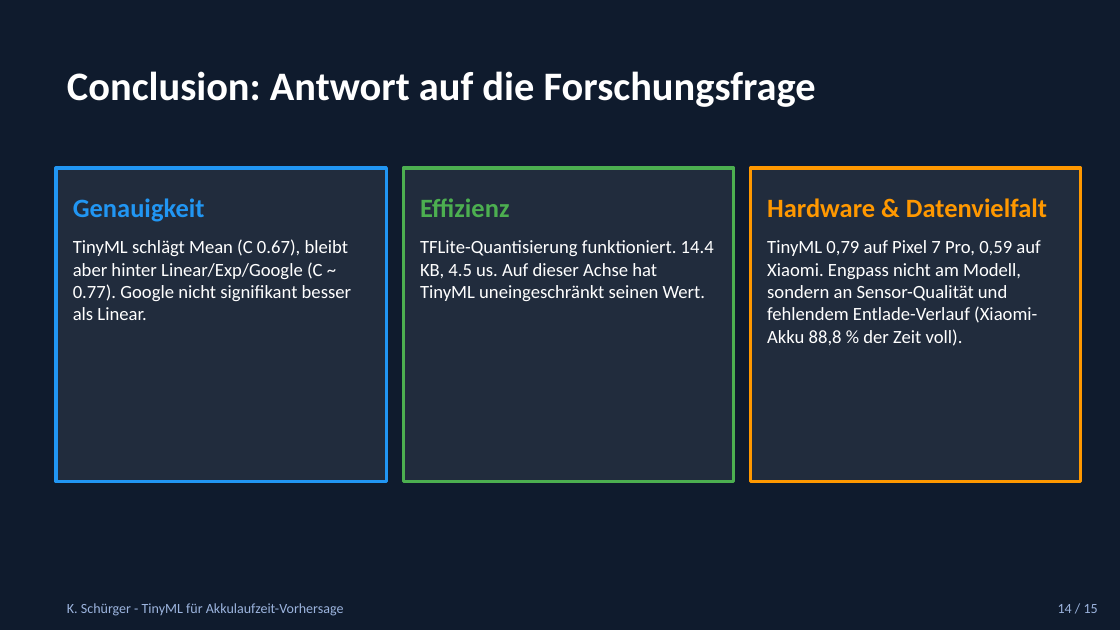
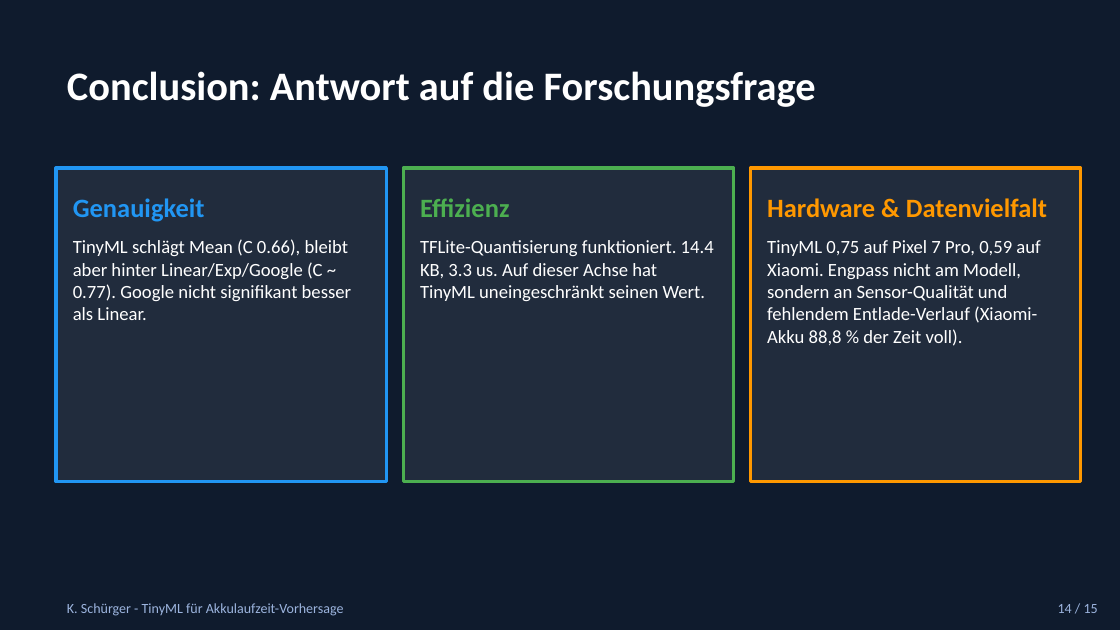
Before and after one commit to Keno-fsdf/HandyUsageRepo, a slide deck: slide 14 of paper/Paper_Verteidigung.pptx. Drawn at 1120x630 pixels with LibreOffice and Linux fonts; fonts in the diff are those of the drawing. Boxes give left, top, right and bottom in pixels: in the first picture for what was removed or moved away, otherwise in the second. Text is boxed around its words. In the diff, an @@ line names an element or a change of style, - is before the commit and + after.

```diff
--- a/paper/Paper_Verteidigung.pptx
+++ b/paper/Paper_Verteidigung.pptx
@@ text at (73,239,351,320): text changed @@
-TinyML schlägt Mean (C 0.67), bleibt aber hinter Linear/Exp/Google (C ~ 0.77). Google nicht signifikant besser als Linear.
+TinyML schlägt Mean (C 0.66), bleibt aber hinter Linear/Exp/Google (C ~ 0.77). Google nicht signifikant besser als Linear.
@@ text at (420,240,714,301): text changed @@
-TFLite-Quantisierung funktioniert. 14.4 KB, 4.5 us. Auf dieser Achse hat TinyML uneingeschränkt seinen Wert.
+TFLite-Quantisierung funktioniert. 14.4 KB, 3.3 us. Auf dieser Achse hat TinyML uneingeschränkt seinen Wert.
@@ text at (767,240,1040,346): text changed @@
-TinyML 0,79 auf Pixel 7 Pro, 0,59 auf Xiaomi. Engpass nicht am Modell, sondern an Sensor-Qualität und fehlendem Entlade-Verlauf (Xiaomi-Akku 88,8 % der Zeit voll).
+TinyML 0,75 auf Pixel 7 Pro, 0,59 auf Xiaomi. Engpass nicht am Modell, sondern an Sensor-Qualität und fehlendem Entlade-Verlauf (Xiaomi-Akku 88,8 % der Zeit voll).
```
Also in this commit, not shown: 7 other slides changed, 3 other files.
